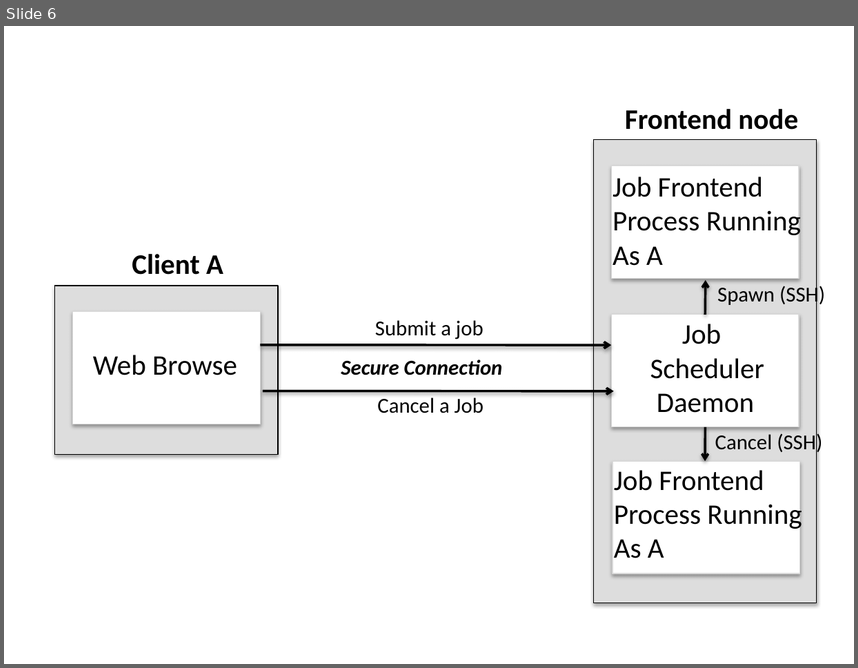
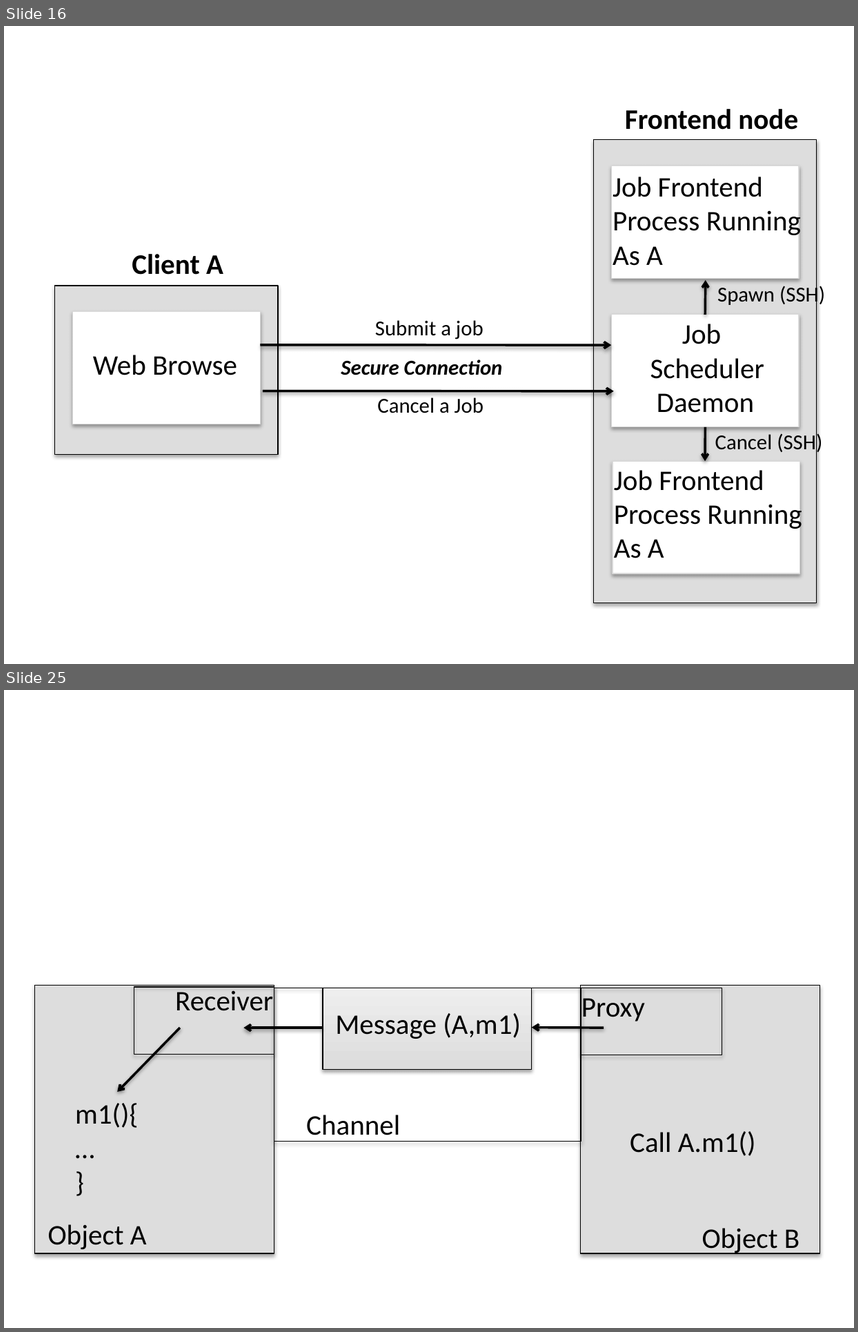
Before and after one commit to hexi111/xxh2229, a slide deck: latex/project-pj/figure.pptx. Shown one above the other, each under a label of ours: slide 6 before the commit, slides 16 and 25 after it; the slides between them are not shown. The pictures are 858x668 and 858x1332 pixels, drawn with LibreOffice and Linux fonts; fonts in the diff are those of the drawing. Boxes give left, top, right and bottom in pixels: in the first picture for what was removed or moved away, otherwise in the second. Text is boxed around its words. In the diff, an @@ line names an element or a change of style, - is before the commit and + after.

```diff
--- a/latex/project-pj/figure.pptx
+++ b/latex/project-pj/figure.pptx
@@ slide 25 added at (4, 690, 854, 1328), background #FFFFFF @@
@@ rectangle added at (34, 985, 274, 1253), fill #DDDDDD, outline #000000 0.75 pt @@
@@ rectangle added at (134, 987, 274, 1054), outline #000000 0.75 pt @@
@@ text added at (175, 990, 273, 1011), 24 pt, text #000000 @@
+Receiver
@@ rectangle added at (274, 987, 582, 1141), outline #000000 0.75 pt @@
@@ rectangle added at (323, 987, 532, 1069), fill gradient #DDDDDD to #EFEFEF, outline #000000 0.75 pt @@
@@ rectangle added at (580, 985, 820, 1253), fill #DDDDDD, outline #000000 0.75 pt @@
@@ text added at (582, 998, 645, 1021), 24 pt, text #000000 @@
+Proxy
@@ rectangle added at (582, 987, 722, 1055), outline #000000 0.75 pt @@
@@ text added at (335, 1013, 521, 1038), 24 pt, text #000000 @@
+Message (A,m1)
@@ arrow added from (180, 1027) to (117, 1092), #000000 2 pt @@
@@ arrow added from (322, 1027) to (243, 1027), #000000 2 pt @@
@@ arrow added from (604, 1027) to (532, 1027), #000000 2 pt @@
@@ text added at (75, 1103, 138, 1127), 24 pt, text #000000 @@
+m1(){
+…
+}
@@ text added at (306, 1114, 400, 1141), 24 pt, text #000000 @@
+Channel
@@ text added at (630, 1131, 756, 1156), 24 pt, text #000000 @@
+Call A.m1()
@@ text added at (48, 1224, 147, 1249), 24 pt, text #000000 @@
+Object A
@@ text added at (702, 1228, 800, 1254), 24 pt, text #000000 @@
+Object B
@@ what was slide 6 is now slide 16 @@
```
Also in this commit, not shown: 1 slide changed, 18 other slides added, 31 other files.
